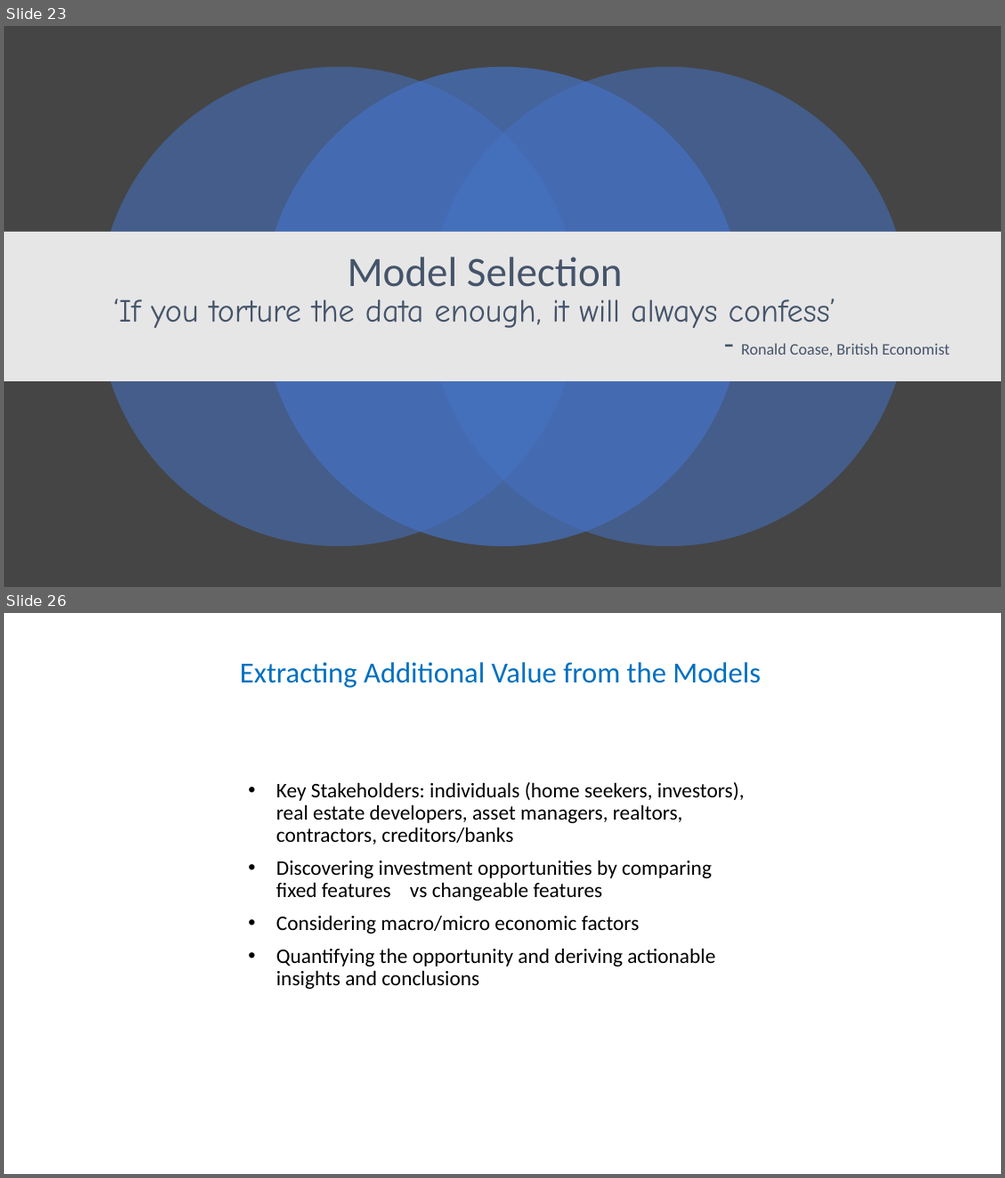
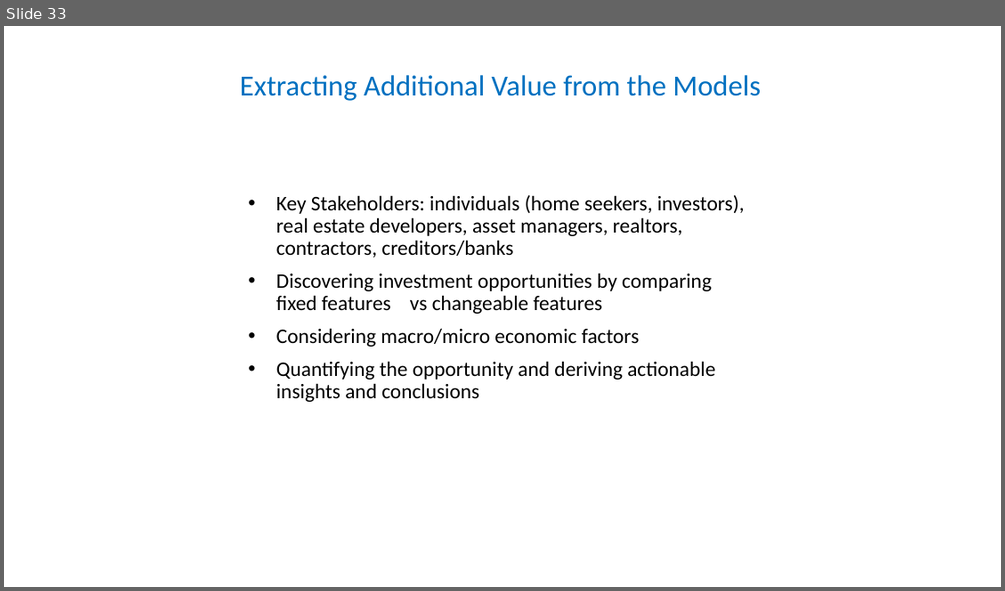
Before and after one commit to manasagodkhindi/AmesHousingPrediction, a slide deck: HousingPricesPresentations.pptx. Shown one above the other, each under a label of ours: slides 23 and 26 before the commit, slide 33 after it; the slides between them are not shown. The pictures are 1005x1178 and 1005x591 pixels, drawn with LibreOffice and Linux fonts; fonts in the diff are those of the drawing. Boxes give left, top, right and bottom in pixels: in the first picture for what was removed or moved away, otherwise in the second. Text is boxed around its words. In the diff, an @@ line names an element or a change of style, - is before the commit and + after.

Commit message:
updated ppt with model training and evaluation

```diff
--- a/HousingPricesPresentations.pptx
+++ b/HousingPricesPresentations.pptx
@@ slide 23 removed at [4,26,1001,587], background #454545 @@
@@ ellipse removed at [98,67,577,547] @@
@@ ellipse removed at [263,67,742,547] @@
@@ ellipse removed at [429,67,908,547] @@
@@ rectangle removed at [4,232,1001,381] @@
@@ text removed at [113,257,949,356] @@
-Model Selection
-‘If you torture the data enough, it will always confess’
-- Ronald Coase, British Economist
@@ what was slide 26 is now slide 33 @@
```
Also in this commit, not shown: 1 slide changed, 9 slides added, 1 other slide removed.
